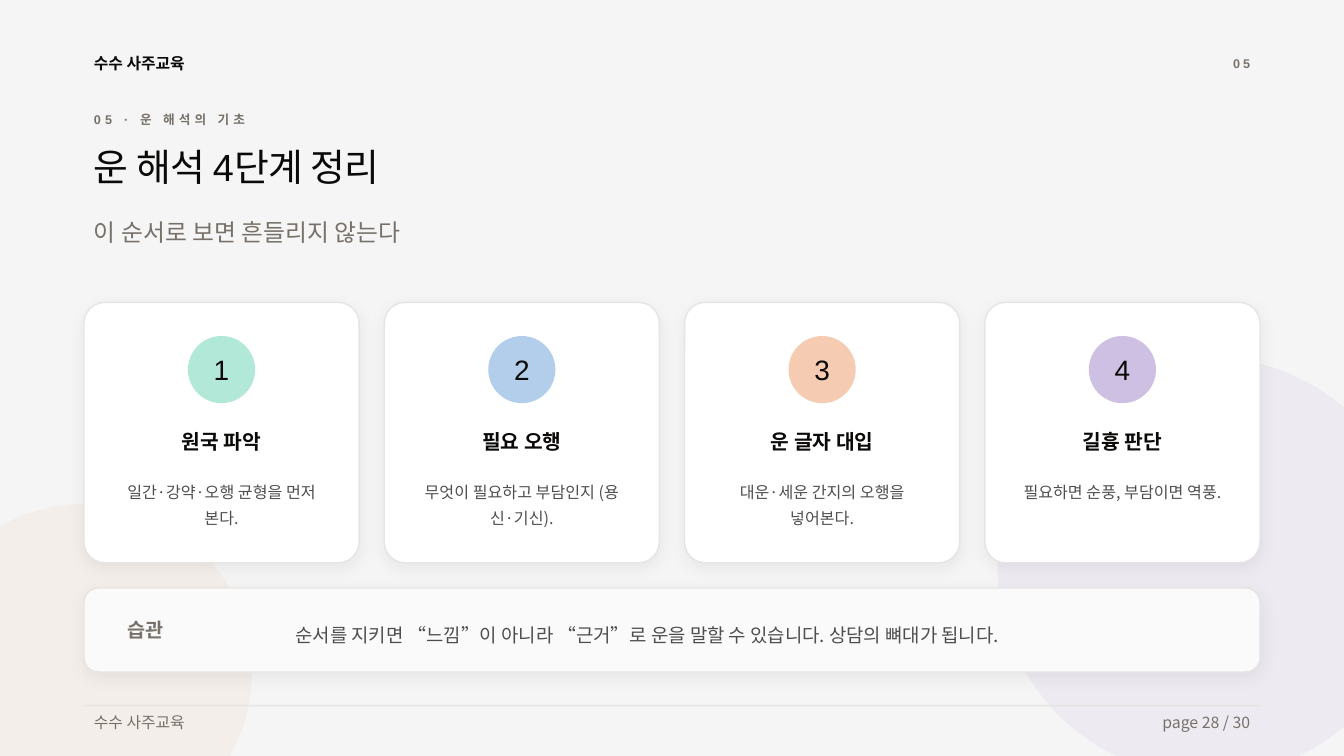
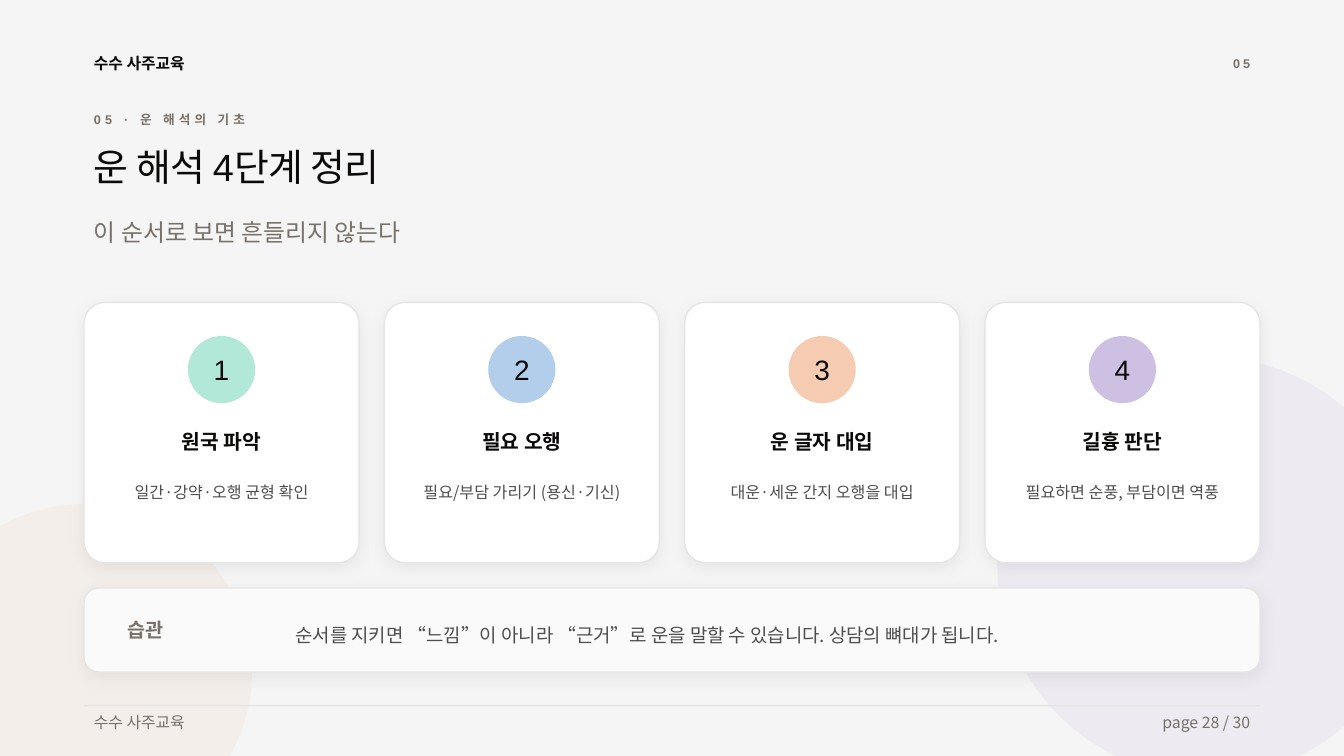
Before and after one commit to capshinsmg-blip/saju_youth, a slide deck: slide 28 of 사주교육_2회차.pptx. Drawn at 1344x756 pixels with LibreOffice and Linux fonts; fonts in the diff are those of the drawing. Boxes give left, top, right and bottom in pixels: in the first picture for what was removed or moved away, otherwise in the second. Text is boxed around its words. In the diff, an @@ line names an element or a change of style, - is before the commit and + after.

```diff
--- a/사주교육_2회차.pptx
+++ b/사주교육_2회차.pptx
@@ text at <box>135,484,309,500</box>: text changed @@
-일간·강약·오행 균형을 먼저 본다.
+일간·강약·오행 균형 확인
@@ text at <box>423,484,620,501</box>: text changed @@
-무엇이 필요하고 부담인지 (용신·기신).
+필요/부담 가리기 (용신·기신)
@@ text at <box>731,484,914,500</box>: text changed @@
-대운·세운 간지의 오행을 넣어본다.
+대운·세운 간지 오행을 대입
@@ text at <box>1026,484,1219,501</box>: text changed @@
-필요하면 순풍, 부담이면 역풍.
+필요하면 순풍, 부담이면 역풍
```
Also in this commit, not shown: 2 other slides changed.
